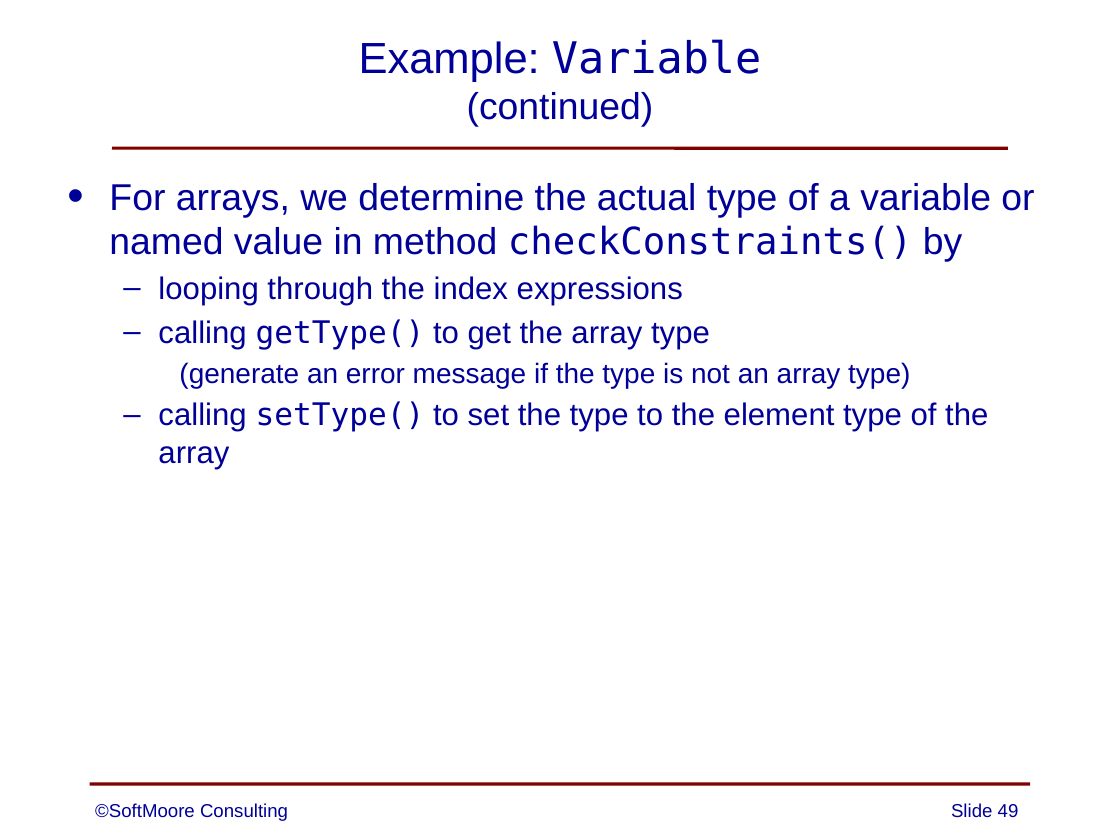
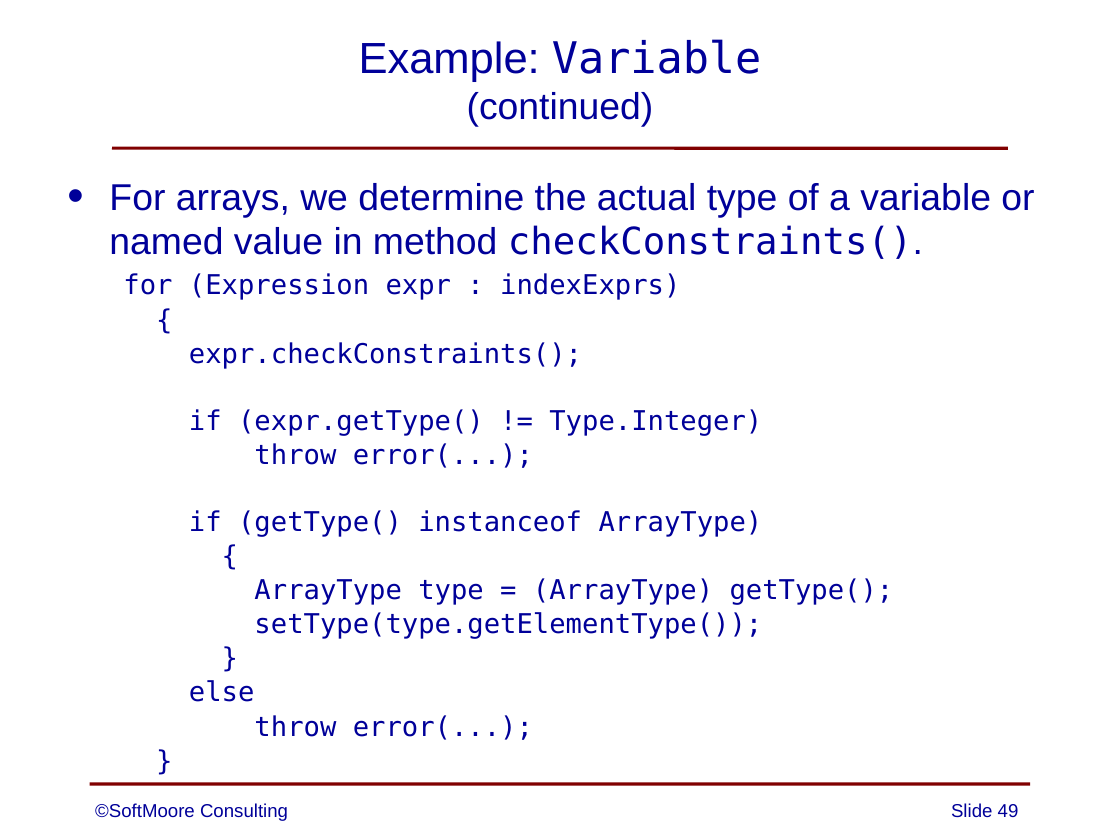
Before and after one commit to SoftMoore/CPRL, a slide deck: slide 49 of PowerPoint Slides/08 - Abstract Syntax Trees.pptx. Drawn at 1120x840 pixels with LibreOffice and Linux fonts; fonts in the diff are those of the drawing. Boxes give left, top, right and bottom in pixels: in the first picture for what was removed or moved away, otherwise in the second. Text is boxed around its words. In the diff, an @@ line names an element or a change of style, - is before the commit and + after.

Commit message:
added additional details to one slide

```diff
--- a/PowerPoint Slides/08 - Abstract Syntax Trees.pptx
+++ b/PowerPoint Slides/08 - Abstract Syntax Trees.pptx
@@ text at [109,183,1034,740]: text changed; size 20 to 17.5 pt; font Arial to DejaVu Sans Mono @@
-• For arrays, we determine the actual type of a variable or named value in method checkConstraints() by
-  – looping through the index expressions
-  – calling getType() to get the array type
-    (generate an error message if the type is not an array type)
-  – calling setType() to set the type to the element type of the array
+• For arrays, we determine the actual type of a variable or named value in method checkConstraints().
+  for (Expression expr : indexExprs)
+  {
+  expr.checkConstraints();
+  if (expr.getType() != Type.Integer)
+  throw error(...);
+  if (getType() instanceof ArrayType)
+  {
+  ArrayType type = (ArrayType) getType();
+  setType(type.getElementType());
+  }
+  else
+  throw error(...);
+  }
```
Also in this commit, not shown: 1 other file.
